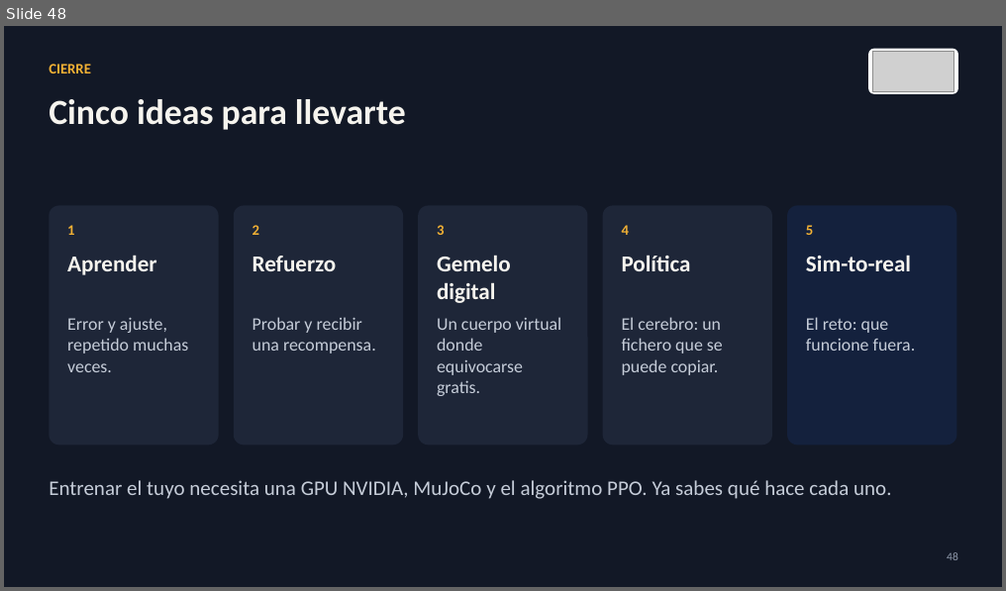
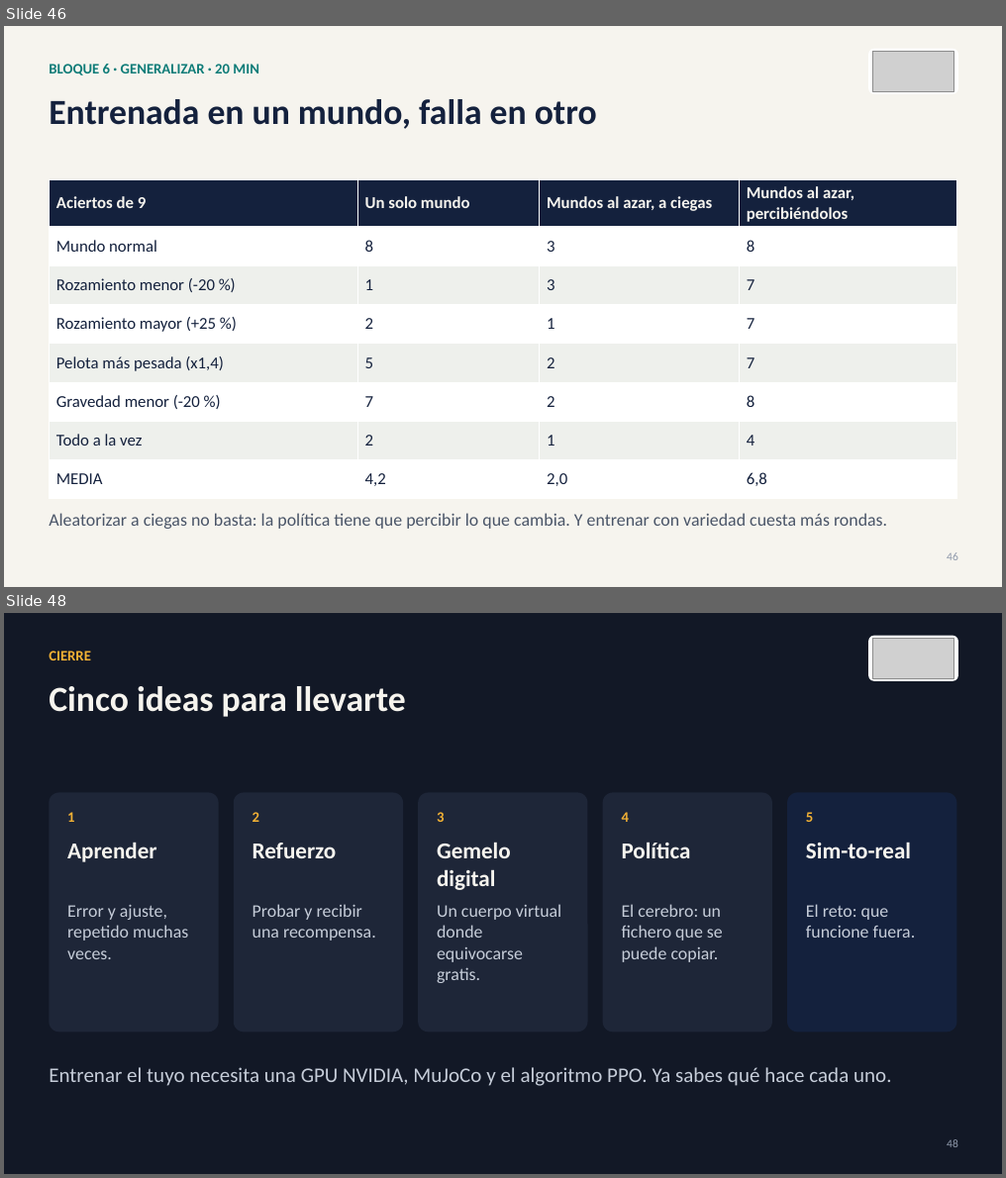
Before and after one commit to david2526IA/taller_microduck_windows, a slide deck: workshop-ia-fisica/presentaciones/Presentacion_03_taller_completo.pptx. Shown one above the other, each under a label of ours: slide 48 before the commit, slides 46 and 48 after it; the slides between them are not shown. The pictures are 1006x591 and 1006x1178 pixels, drawn with LibreOffice and Linux fonts; fonts in the diff are those of the drawing; grey boxes stand for pictures. Boxes give left, top, right and bottom in pixels: in the first picture for what was removed or moved away, otherwise in the second. Text is boxed around its words. In the diff, an @@ line names an element or a change of style, - is before the commit and + after.

```diff
--- a/workshop-ia-fisica/presentaciones/Presentacion_03_taller_completo.pptx
+++ b/workshop-ia-fisica/presentaciones/Presentacion_03_taller_completo.pptx
@@ slide 46 added at (x1=4, y1=26, x2=1002, y2=587), background #F6F4EE @@
@@ rounded rectangle added at (x1=868, y1=49, x2=958, y2=94), fill #FFFFFF @@
@@ picture added at (x1=873, y1=51, x2=954, y2=92) @@
@@ text added at (x1=49, y1=64, x2=258, y2=76), 14 pt, text #0F7C78, bold @@
+BLOQUE 6 · GENERALIZAR · 20 MIN
@@ text added at (x1=49, y1=99, x2=597, y2=129), 34 pt, text #14213D, bold @@
+Entrenada en un mundo, falla en otro
@@ table added at (x1=49, y1=179, x2=957, y2=491), 8 rows, 4 columns @@
+Aciertos de 9 | Un solo mundo | Mundos al azar, a ciegas | Mundos al azar, percibiéndolos
+Mundo normal | 8 | 3 | 8
+Rozamiento menor (-20 %) | 1 | 3 | 7
+Rozamiento mayor (+25 %) | 2 | 1 | 7
+Pelota más pesada (x1,4) | 5 | 2 | 7
+Gravedad menor (-20 %) | 7 | 2 | 8
+Todo a la vez | 2 | 1 | 4
+MEDIA | 4,2 | 2,0 | 6,8
@@ text added at (x1=49, y1=513, x2=887, y2=529), 17 pt, text #4A5568 @@
+Aleatorizar a ciegas no basta: la política tiene que percibir lo que cambia. Y entrenar con variedad cuesta más rondas.
@@ text added at (x1=946, y1=553, x2=958, y2=561), 11 pt, text #8F99AB @@
+46
```
Also in this commit, not shown: 40 slides changed, 1 slide removed, 18 other files.
